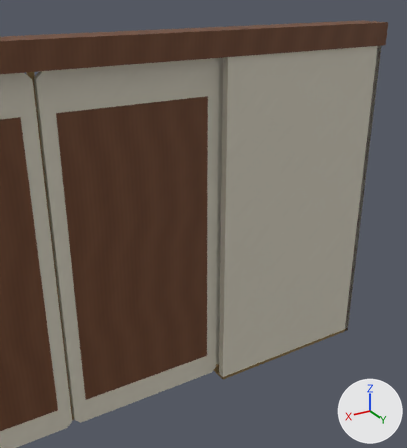
The Blender file BlenderCatalogue/assets/guest_entry_door/source/AST-DOR-002_wide.blend as it was, and as the next commit left it.
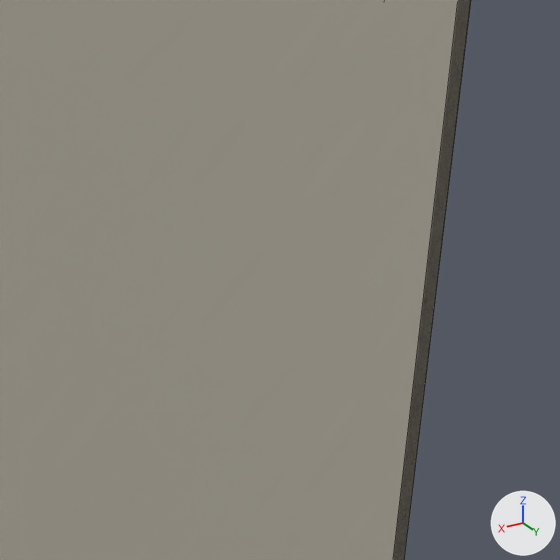
Old and new are each drawn whole from a 50 mm lens placed at (0.822, 3.181, 2.933), pointed at (-1.344, -0.429, 1.128) and again close up on the part from 59% to 98% of the width and 27% to 62% of the height. Every picture has the same lights, and +X, +Y and +Z are marked at lower right. The older version's two pictures come first. The close-ups show mesh edges as thin lines.

Names of what the first close-up shows: 'ENTRY_ClosedPocketEnd_-1', 'ENTRY_PocketSkin_-1_1'.
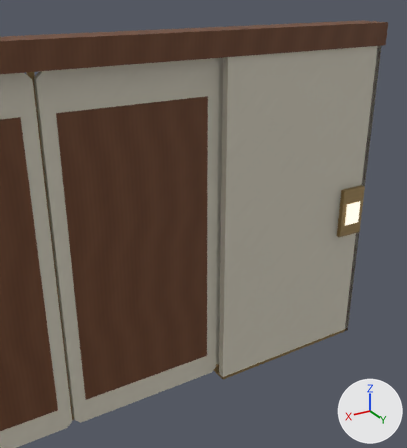
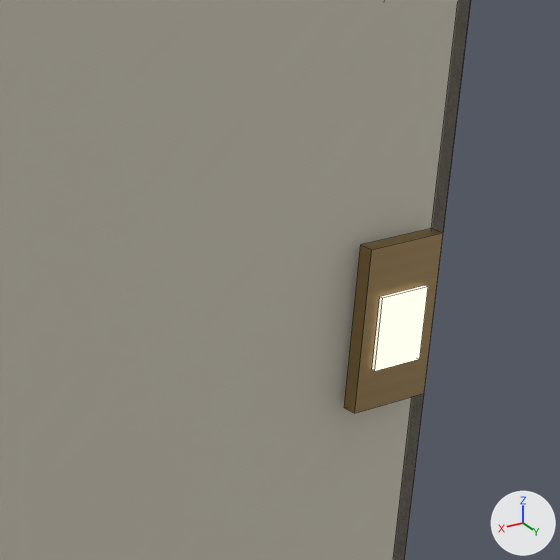
What differs and where, as boxes [x1, y1, x2, y2] in the close-ups (560 x 560 px):
'ENTRY_InsideCallPlate', added (brown)
    after: [344, 228, 443, 413]
'ENTRY_InsideCallLens', added
    after: [372, 285, 428, 371]

Patch to the scene script:
```diff
--- a/BlenderCatalogue/assets/guest_entry_door/source/AST-DOR-002_wide.blend.py
+++ b/BlenderCatalogue/assets/guest_entry_door/source/AST-DOR-002_wide.blend.py
@@ me_entry_insidecalllens @@
+me_entry_insidecalllens.from_pydata(...)  # a box spanning x -2.46..-2.32, y 0.165..0.175, z 1.12..1.3
+me_entry_insidecalllens.materials.append(mat_gardenopallens)  # white #fff9ec, glowing pale yellow #fff5e1
@@ me_entry_insidecallplate @@
+me_entry_insidecallplate.from_pydata(...)  # a box spanning x -2.5..-2.28, y 0.13..0.165, z 1.02..1.42
+me_entry_insidecallplate.materials.append(mat_champagne_metal)  # picture img_champagne_metal_png
@@ ob_entry_insidecalllens @@
+ob_entry_insidecalllens = bpy.data.objects.new('ENTRY_InsideCallLens', me_entry_insidecalllens)
+ob_entry_insidecalllens.location = (0.0, 0.0, 0.0)
@@ ob_entry_insidecallplate @@
+ob_entry_insidecallplate = bpy.data.objects.new('ENTRY_InsideCallPlate', me_entry_insidecallplate)
+ob_entry_insidecallplate.location = (0.0, 0.0, 0.0)
```
